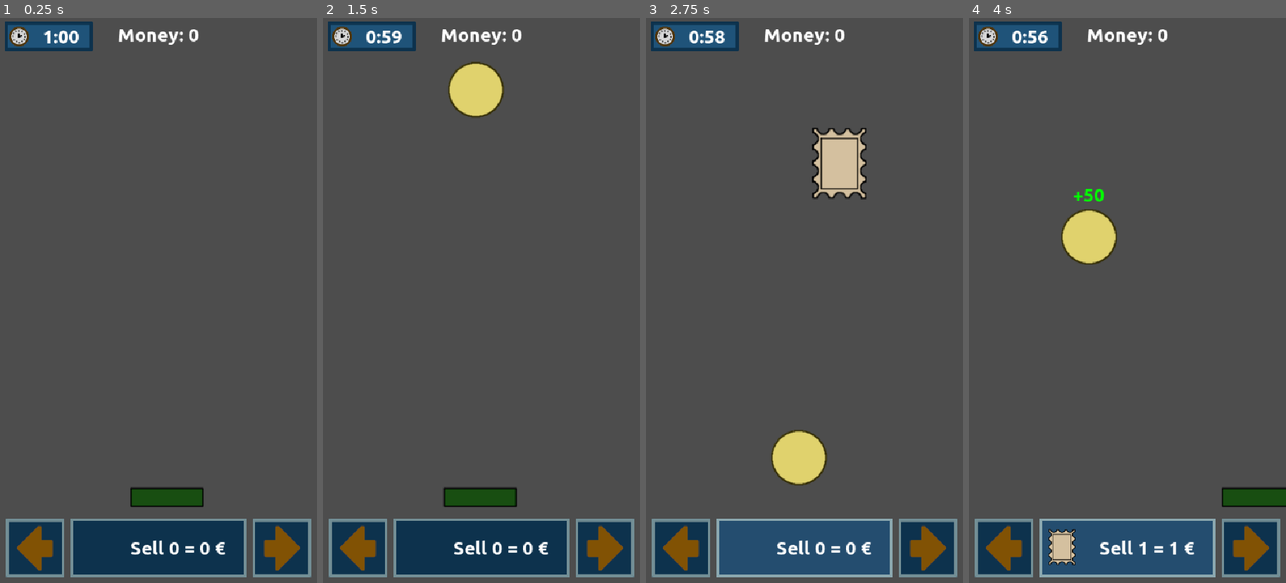
Above: before the commit, frames 1-4 (left to right).
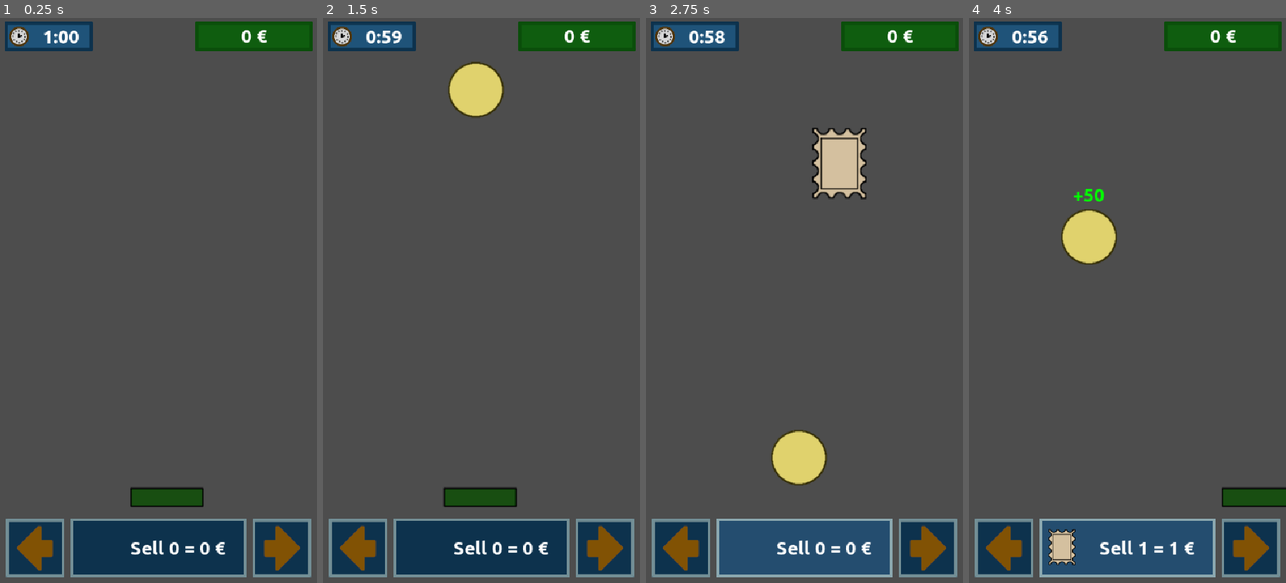
Above: after the commit, the same moments.

Repository: moisesjbc/la-kolektanto
Game: Godot game, scene res://gameplay/main/main.tscn
Same seed, same stepped clock (60 frames per second), same inputs: the game is played once before the commit and once after it.
Inputs (mouse positions are in pixels of both pictures, inside the frame that each line leads up to):
- Up to frame 1 (0.25 s): no input
- Up to frame 2 (1.5 s): click (357, 549) at 0.5 s; click "Sell 0 = 0 €" at 1.25 s
- Up to frame 3 (2.75 s): tap Enter at 2 s; hold Right (ui_right) from 2.03 s (still down); tap R at 2.1 s
- Up to frame 4 (4 s): release Right (ui_right) at 2.78 s; hold Left (ui_left) 2.78-3.53 s; tap R at 2.85, 3.6 s; hold Right (ui_right) from 3.53 s (still down)

The runs differ from the first frame. In frame 1, 2.2% of the frame differs, in the area x 37-99%, y 0-6%; in frame 2, 2.2%; in frame 3, 2.2%; in frame 4, 2.2%.

Commit message:
Add money panel

Diff:
--- a/godot-project/gameplay/gui/gui.gd
+++ b/godot-project/gameplay/gui/gui.gd
@@ -13,7 +13,7 @@
 		collectible_sprite.visible = collectible_sprite.name == type
 
 func update_score_label(score: int) -> void:
-	$control/margin_container/top_container/score_label.text = "Money: " + str(score)
+	$control/score_label.text = str(score) + " €"
 
 func update_time_label(seconds_left: int) -> void:
 	$control/time_label.text = str(seconds_left / 60) + ":%02d" % (seconds_left % 60)
--- a/godot-project/gameplay/gui/gui.tscn
+++ b/godot-project/gameplay/gui/gui.tscn
@@ -1,10 +1,11 @@
-[gd_scene load_steps=9 format=3 uid="uid://ch3xd2o070thq"]
+[gd_scene load_steps=10 format=3 uid="uid://ch3xd2o070thq"]
 
 [ext_resource type="Script" uid="uid://dy1rm575po04" path="res://gameplay/gui/gui.gd" id="1_6vp4t"]
 [ext_resource type="FontFile" uid="uid://cjqm33jfi3sjh" path="res://fonts/Ubuntu-B.ttf" id="1_fn8ka"]
 [ext_resource type="Texture2D" uid="uid://28ocvv7qtmhk" path="res://gameplay/gui/timer.png" id="2_nju0n"]
 [ext_resource type="Texture2D" uid="uid://ddmfnagu12hr1" path="res://gameplay/gui/right_button.png" id="3_5u0en"]
 [ext_resource type="Texture2D" uid="uid://duyywc2vojk0a" path="res://gameplay/collectible/coin.png" id="3_q6c58"]
+[ext_resource type="Texture2D" uid="uid://bhb4v1sr0y3fu" path="res://gameplay/gui/money_panel.png" id="4_8ld1p"]
 [ext_resource type="Texture2D" uid="uid://b85u1qccdjhl5" path="res://gameplay/collectible/stamp.png" id="4_t58tl"]
 [ext_resource type="PackedScene" uid="uid://empygty13skr" path="res://gui/button/button.tscn" id="4_to63c"]
 [ext_resource type="PackedScene" uid="uid://3darbcdj8rf" path="res://gameplay/gui/game_over/game_over.tscn" id="5_ukvlr"]
@@ -36,6 +37,23 @@
 text = "60"
 horizontal_alignment = 1
 
+[node name="score_sprite" type="Sprite2D" parent="control"]
+position = Vector2(433, 31)
+texture = ExtResource("4_8ld1p")
+
+[node name="score_label" type="Label" parent="control"]
+layout_mode = 0
+offset_left = 339.0
+offset_top = 11.0
+offset_right = 528.0
+offset_bottom = 51.0
+size_flags_horizontal = 3
+theme_override_fonts/font = ExtResource("1_fn8ka")
+theme_override_font_sizes/font_size = 32
+text = "ffa"
+horizontal_alignment = 1
+vertical_alignment = 1
+
 [node name="margin_container" type="MarginContainer" parent="control"]
 layout_mode = 1
 anchors_preset = 15
@@ -51,14 +69,6 @@
 [node name="top_container" type="HBoxContainer" parent="control/margin_container"]
 layout_mode = 2
 size_flags_vertical = 0
-
-[node name="score_label" type="Label" parent="control/margin_container/top_container"]
-layout_mode = 2
-size_flags_horizontal = 3
-theme_override_fonts/font = ExtResource("1_fn8ka")
-theme_override_font_sizes/font_size = 32
-text = "ffa"
-horizontal_alignment = 1
 
 [node name="bottom_container" type="MarginContainer" parent="control"]
 layout_mode = 1
Binary file added: godot-project/gameplay/gui/money_panel.png
Not shown, added: godot-project/gameplay/gui/money_panel.png.import
Not shown, added: design/money_panel.xcf
